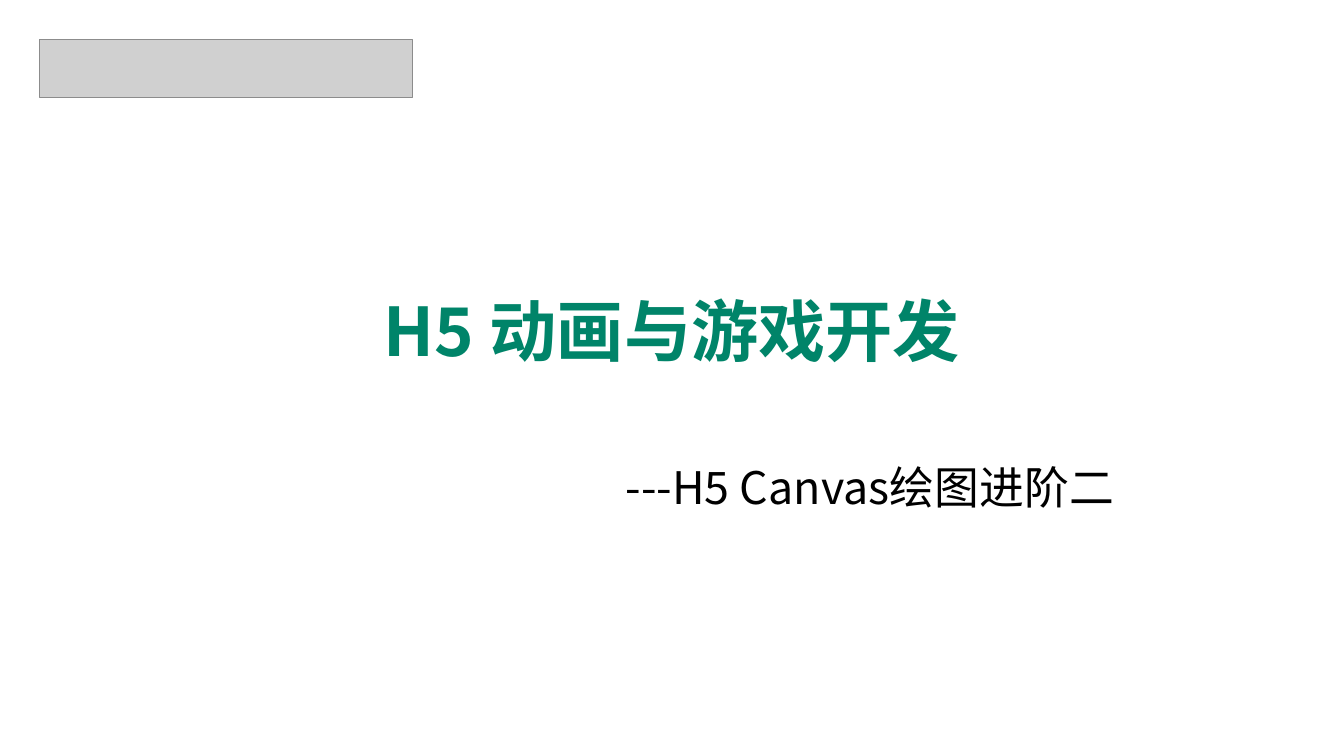
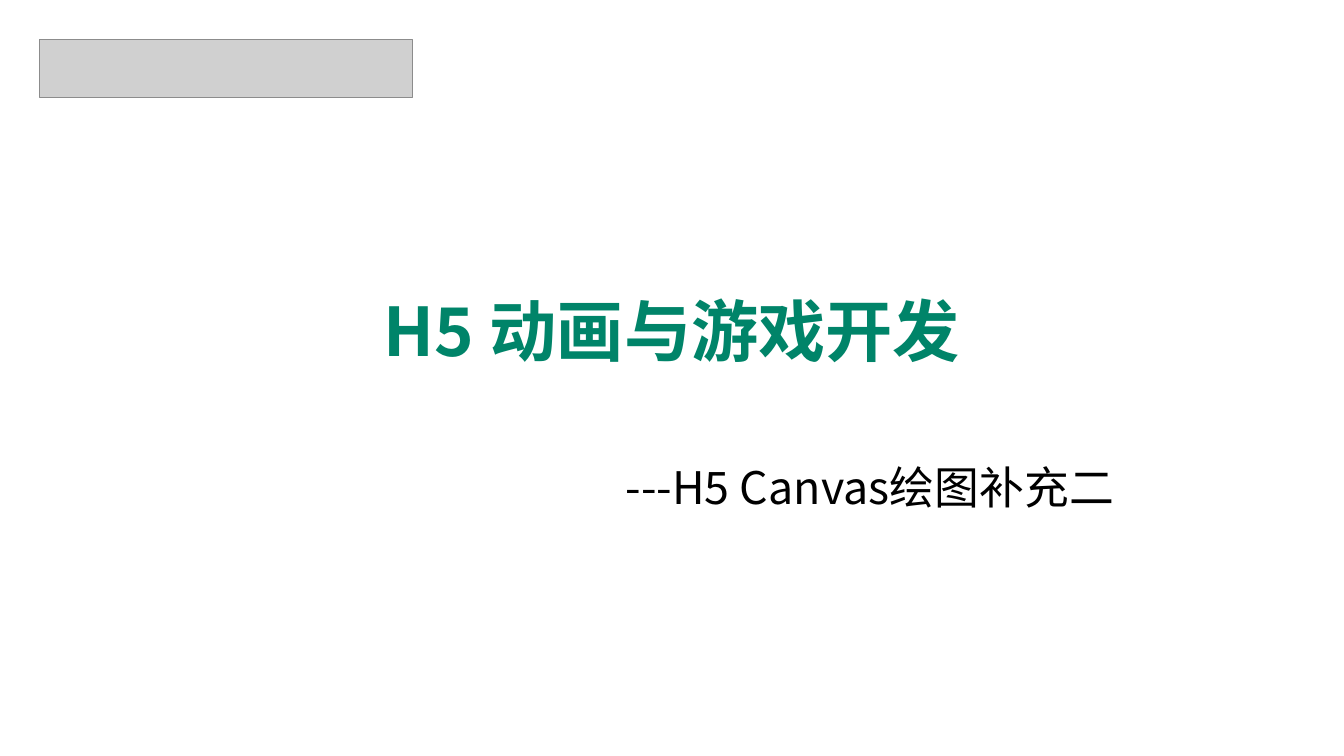
Before and after one commit to edu2act/course-H5-Animation-and-Game-Development, a slide deck: slide 35 of materials/slides/ch02.pptx. Drawn at 1344x756 pixels with LibreOffice and Linux fonts; fonts in the diff are those of the drawing; grey boxes stand for pictures; background and template pictures are left out. Boxes give left, top, right and bottom in pixels: in the first picture for what was removed or moved away, otherwise in the second. Text is boxed around its words. In the diff, an @@ line names an element or a change of style, - is before the commit and + after.

```diff
--- a/materials/slides/ch02.pptx
+++ b/materials/slides/ch02.pptx
@@ text at (626, 466, 1114, 508): text changed @@
----H5 Canvas绘图进阶二
+---H5 Canvas绘图补充二
```
Also in this commit, not shown: 5 other slides changed, 22 other files.
